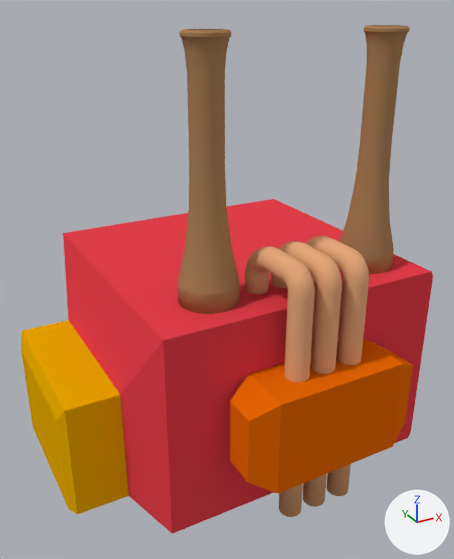
The Blender file multicore_engine_demo_assets/models_blend/factory1.blend, before and after one commit.
Camera for both pictures: a 50 mm camera at (-11.4, -20.1, 16.3) aimed at (-1.1, -1.4, 6.9). The axes (+X, +Y, +Z) are drawn at lower right. The lights are the same throughout.
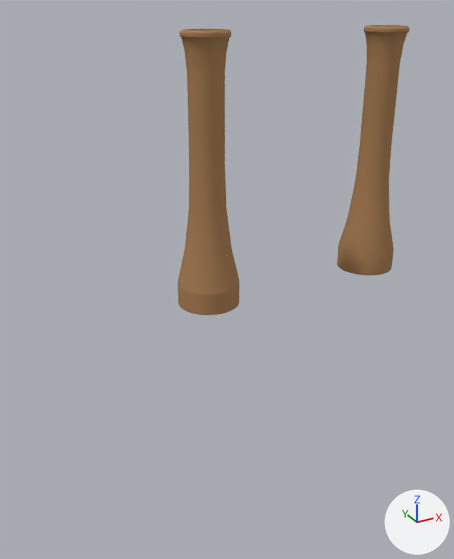
Pixel boxes [x1, y1, x2, y2] of what changed, in the pictures (454 x 559 px):
'Cube', hidden (red): before [63, 199, 433, 534]
'Cube.002', hidden: before [230, 339, 413, 494]
'Cube.001', hidden: before [21, 320, 129, 514]
'Cylinder.001', hidden: before [245, 236, 369, 517]
part 1 of me_cylinder, built on: before [363, 250, 394, 274]; after [337, 246, 394, 275]
part 2 of me_cylinder, built on: before [178, 285, 239, 314]; after [178, 285, 239, 315]
part 3 of me_cylinder_002, built on (brown): before [245, 274, 351, 517]

The change in detail:
me_cylinder_002 is used by ob_cylinder_001; location (-1.08, -3.55, 7.35).
me_cylinder_002 had 1920 vertices, 1866 faces and spanned x -0.4..2.51, y -2.95..0.4, z -7.55..1.8.
me_cylinder_002 now has 2040 vertices, 1986 faces and spans x -0.4..2.51, y -2.95..0.4, z -7.55..1.8.
Part 3, on me_cylinder_002:
120 faces are deleted.
120 vertices are added at x -0.4..2.51, y -2.95..0.4, z -7.53..-0.23.
240 new faces join them, smooth.
me_cylinder is used by ob_cylinder; location (-2.89, -3.52, 8.31).
me_cylinder had 832 vertices, 772 faces and spanned x -1.0..7.52, y -1.0..1.0, z -1.0..7.29.
me_cylinder now has 896 vertices, 836 faces and spans x -1.0..7.52, y -1.0..1.0, z -1.0..7.29.
Part 1, on me_cylinder:
32 faces are deleted.
32 new vertices lie (0.0, 0.0, 0.04) away from vertices in x 5.52..7.52, y -1.0..1.0, z -1.0.
64 new faces join them, smooth.
Part 2, on me_cylinder:
32 faces are deleted.
32 vertices are added at x -1.0..1.0, y -1.0..1.0, z -0.97.
64 new faces join them, smooth.
Object 'Cube' (ob_cube) is now hidden.
Object 'Cylinder.001' (ob_cylinder_001) is now hidden.
Object 'Cube.002' (ob_cube_002) is now hidden.
Object 'Cube.001' (ob_cube_001) is now hidden.
